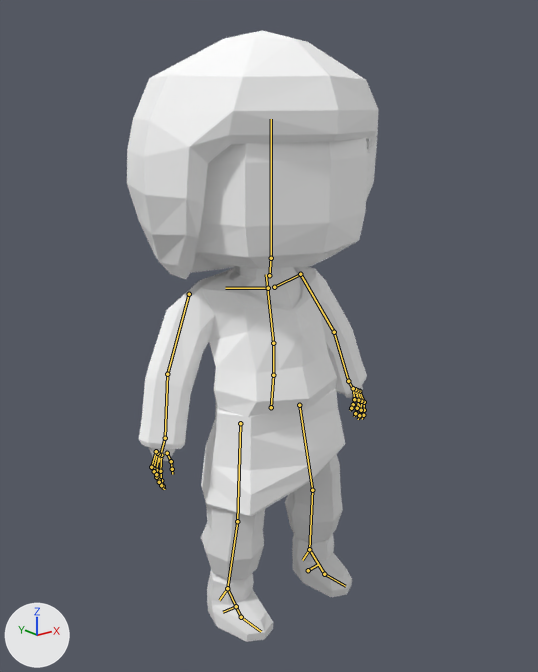
The Blender file Red Orbit/Assets/Modelos/Tristán/Tristan.blend: old version first, new version second.
Both versions are drawn from a camera (50 mm lens) standing at (-2.77, -3.47, 1.4) and looking at (0.01, 0.0, 0.01). Every picture has the same lights, and +X, +Y and +Z are marked at lower left. Both versions are drawn at the pose saved in each file; the numbers are the values there. The bones that bend it are drawn over the model as lines.
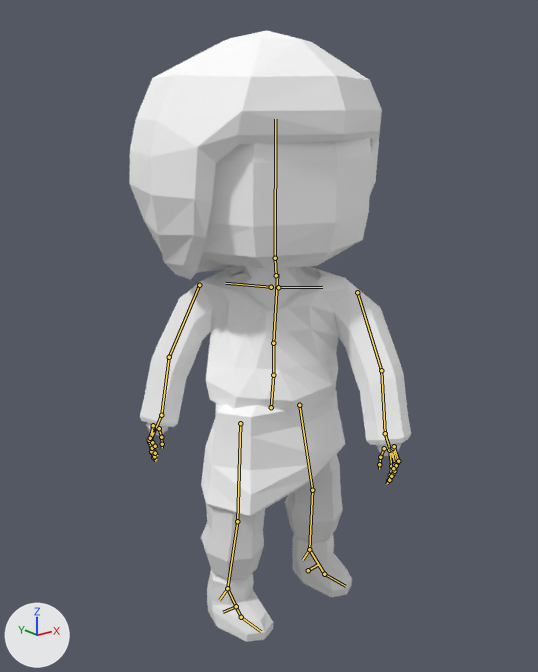
Boxes [x1, y1, x2, y2] around the edits, measured in the pictures (538 x 672 px):
'Cabello', posed: before [127, 30, 379, 279]; after [129, 30, 382, 280]
'Cylinder', posed (19% wider): before [139, 267, 367, 449]; after [140, 266, 411, 445]
'Cabeza', posed: before [195, 138, 368, 308]; after [202, 137, 372, 310]
'Cube', posed: before [149, 386, 363, 461]; after [146, 422, 401, 456]
bone 'chest', root to tip: before (273, 343) to (266, 274); after (273, 343) to (277, 274)
bone 'head', root to tip: before (271, 258) to (271, 119); after (275, 258) to (275, 119)
bone 'shoulder.L', root to tip: before (274, 287) to (301, 274); after (278, 287) to (322, 287)
bone 'shoulder.R', root to tip: before (268, 288) to (225, 288); after (271, 287) to (225, 283)

What the commit changed:
Bone 'spine' (bone_spine) turns from (0, 0, 0) to (0, -31, 0) degrees about its own x, y and z.
Bone 'chest' (bone_chest) turns from (0, 0, 0) to (1, -28, -5) degrees about its own x, y and z.
Bone 'head' (bone_head) turns from (0, 0, 0) to (0, 61, 0) degrees about its own x, y and z.
Bone 'shoulder.L' (bone_shoulder_l) turns from (0, 0, 0) to (0, 0, -14) degrees about its own x, y and z.
Bone 'shoulder.R' (bone_shoulder_r) turns from (0, 0, 0) to (0, 0, 31) degrees about its own x, y and z.
